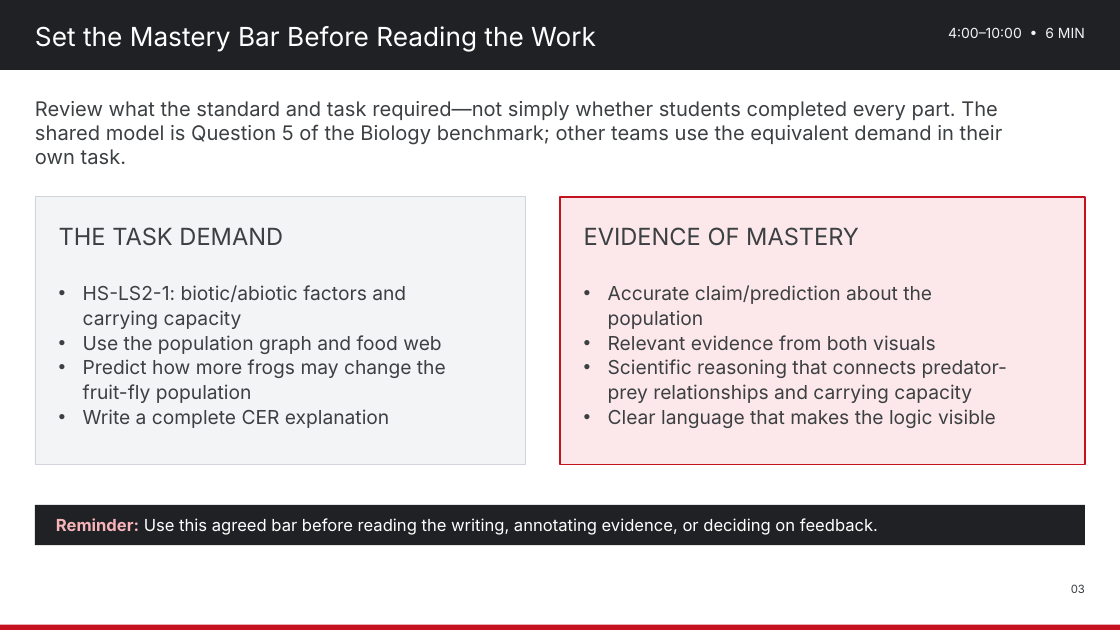
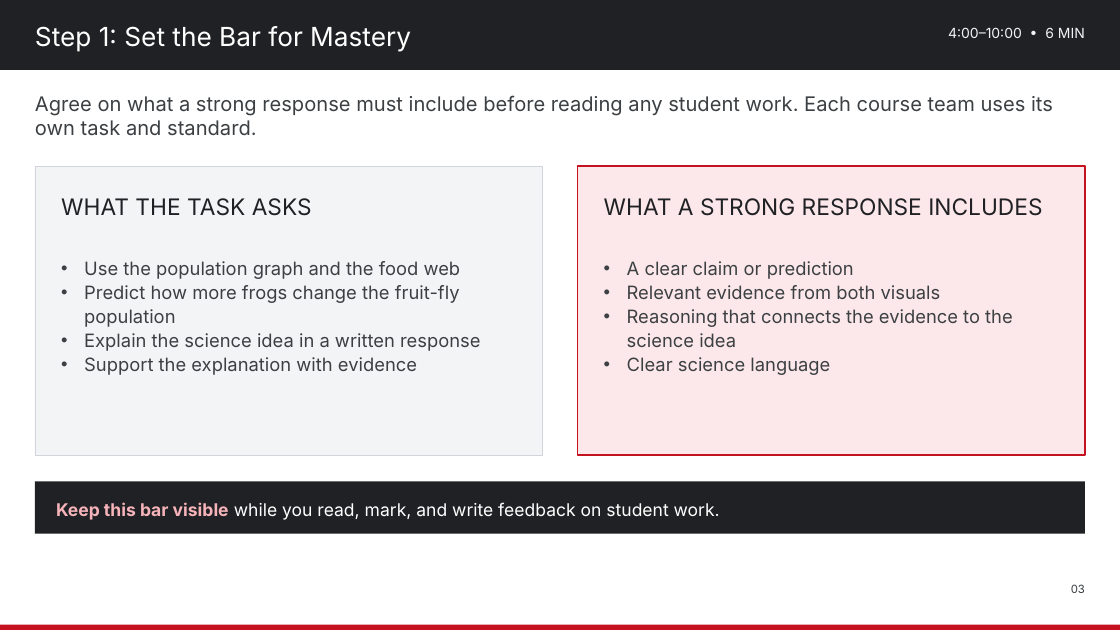
Before and after one commit to nbhs-science/nbhs-science, a slide deck: slide 3 of assets/plc/2026-10-30_Lesson_Internalization_Use_Student_Work_to_Adjust_Next_Learning_Experience.pptx. Drawn at 1120x630 pixels with LibreOffice and Linux fonts; fonts in the diff are those of the drawing. Boxes give left, top, right and bottom in pixels: in the first picture for what was removed or moved away, otherwise in the second. Text is boxed around its words. In the diff, an @@ line names an element or a change of style, - is before the commit and + after.

Commit message:
Simplify October 30 student-work PLC materials
Replace the Friday agenda and editable deck with a clear four-step routine: set the bar, read student writing, write feedback, and plan the next step.

```diff
--- a/assets/plc/2026-10-30_Lesson_Internalization_Use_Student_Work_to_Adjust_Next_Learning_Experience.pptx
+++ b/assets/plc/2026-10-30_Lesson_Internalization_Use_Student_Work_to_Adjust_Next_Learning_Experience.pptx
@@ text at (35,26,411,52): text changed @@
-Set the Mastery Bar Before Reading the Work
+Step 1: Set the Bar for Mastery
@@ text at (35,95,1053,136): text changed @@
-Review what the standard and task required—not simply whether students completed every part. The shared model is Question 5 of the Biology benchmark; other teams use the equivalent demand in their own task.
+Agree on what a strong response must include before reading any student work. Each course team uses its own task and standard.
@@ rectangle: place and size @@
-rectangle at (35,197,525,464)
+rectangle at (35,166,543,455)
@@ rectangle: place and size @@
-rectangle at (560,197,1085,464)
+rectangle at (578,166,1085,455)
@@ text at (61,198,312,216): text changed; size 27 to 26 pt; text colour #3C4043 to #202124 @@
-THE TASK DEMAND
+WHAT THE TASK ASKS
@@ text at (604,198,1042,216): text changed; size 27 to 26 pt; text colour #3C4043 to #202124 @@
-EVIDENCE OF MASTERY
+WHAT A STRONG RESPONSE INCLUDES
@@ text at (84,261,481,375): text changed; size 22 to 21 pt @@
-• HS-LS2-1: biotic/abiotic factors and carrying capacity
-• Use the population graph and food web
-• Predict how more frogs may change the fruit-fly population
-• Write a complete CER explanation
+• Use the population graph and the food web
+• Predict how more frogs change the fruit-fly population
+• Explain the science idea in a written response
+• Support the explanation with evidence
@@ text "A clear claim or prediction": place and size @@
-text "A clear claim or prediction" at (608,285,1007,428)
+text "A clear claim or prediction" at (627,261,1013,375)
@@ text at (627,261,854,279): text changed; size 22 to 21 pt @@
-• Accurate claim/prediction about the population
+• A clear claim or prediction
@@ text at (627,285,941,299): size 22 to 21 pt in "Relevant evidence from both visuals"; indent changed; line spacing 28.2pt to 27.3pt @@
@@ text at (627,309,1013,375): text changed; size 22 to 21 pt @@
-• Scientific reasoning that connects predator-prey relationships and carrying capacity
-• Clear language that makes the logic visible
+• Reasoning that connects the evidence to the science idea
+• Clear science language
@@ rectangle: place and size @@
-rectangle at (35,505,1085,545)
+rectangle at (35,481,1085,534)
@@ text at (56,502,720,520): text changed; size 19 to 20 pt @@
-Reminder: Use this agreed bar before reading the writing, annotating evidence, or deciding on feedback.
+Keep this bar visible while you read, mark, and write feedback on student work.
```
Also in this commit, not shown: 5 other slides changed, 1 slide added, 1 slide removed, 1 other file.
